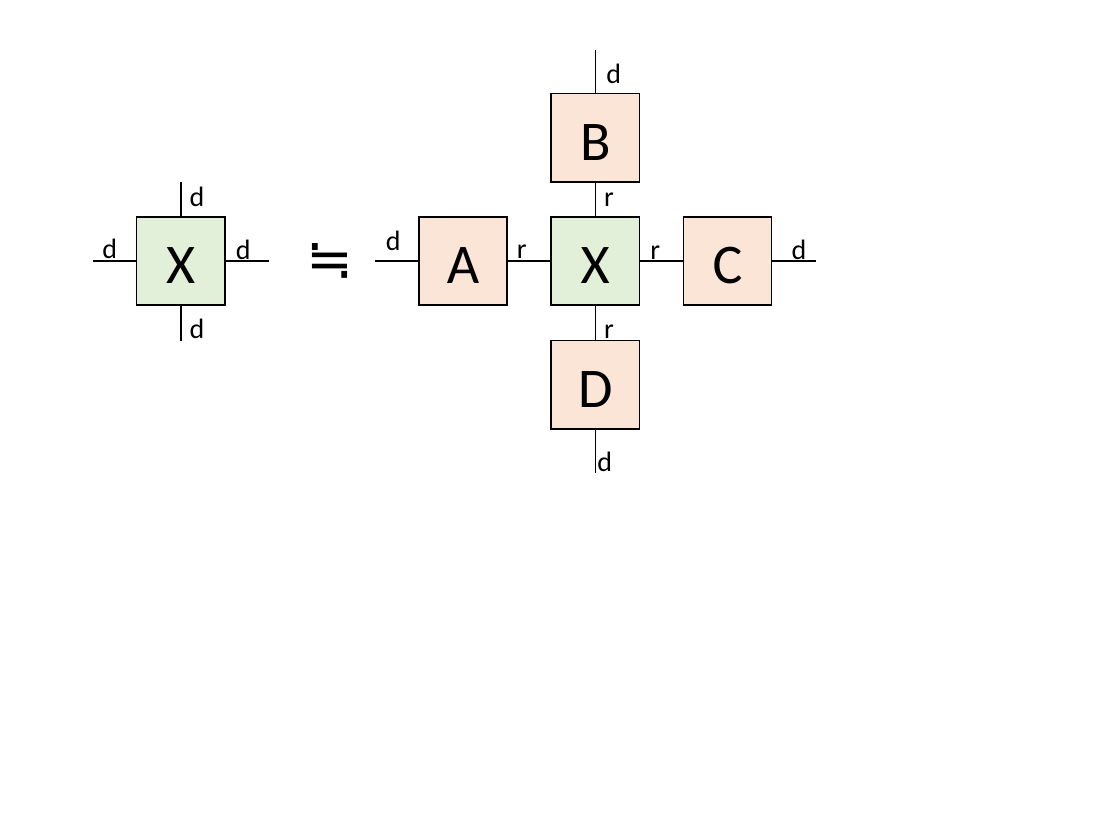
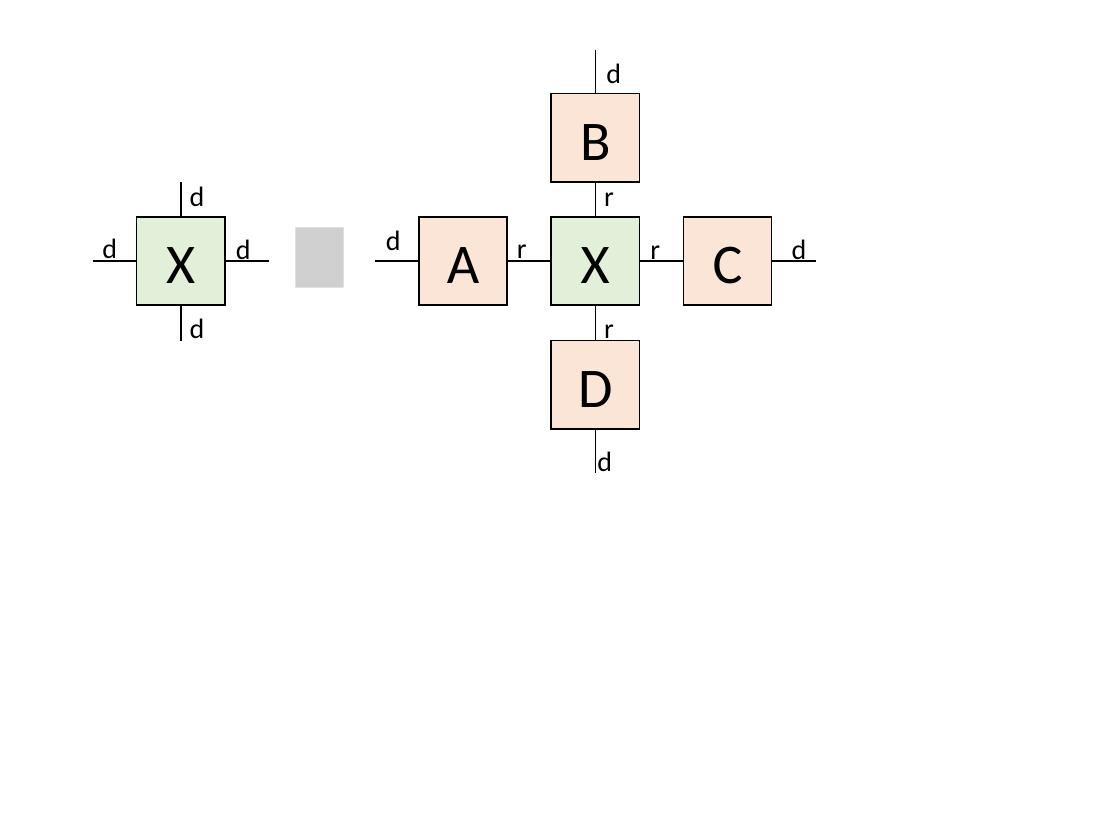
Before and after one commit to kaityo256/qiita, a slide deck: slide 10 of daimyo_tucker/fig.pptx (slide 9 before the commit). Drawn at 1120x840 pixels with LibreOffice and Linux fonts; fonts in the diff are those of the drawing; grey boxes stand for pictures. Boxes give left, top, right and bottom in pixels: in the first picture for what was removed or moved away, otherwise in the second. Text is boxed around its words. In the diff, an @@ line names an element or a change of style, - is before the commit and + after.

```diff
--- a/daimyo_tucker/fig.pptx
+++ b/daimyo_tucker/fig.pptx
@@ text removed at (296,217,361,297) @@
-≒
@@ picture added at (296,227,344,288) @@
```
Also in this commit, not shown: 3 other slides changed, 6 slides added, 13 other files.
